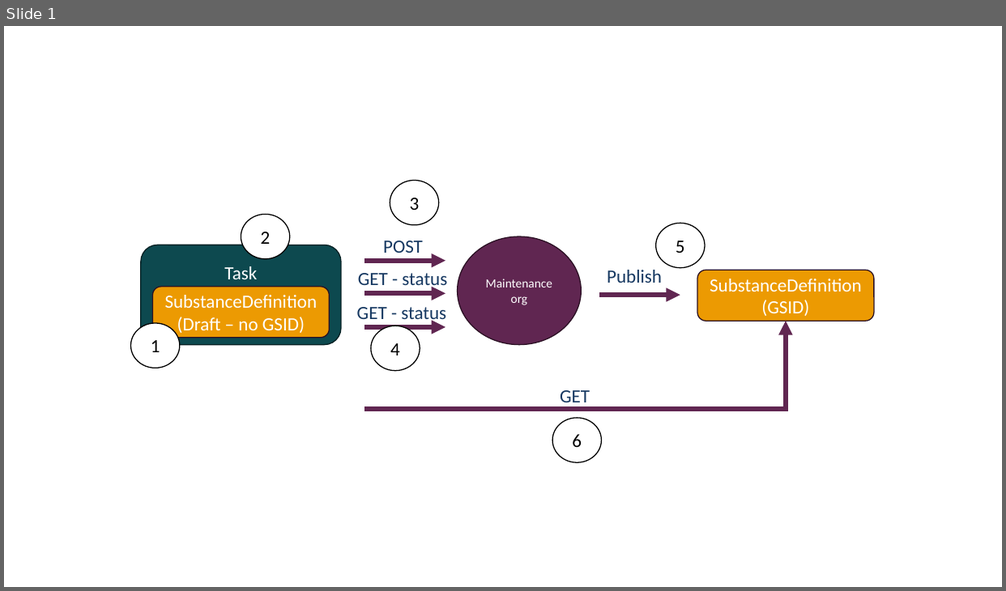
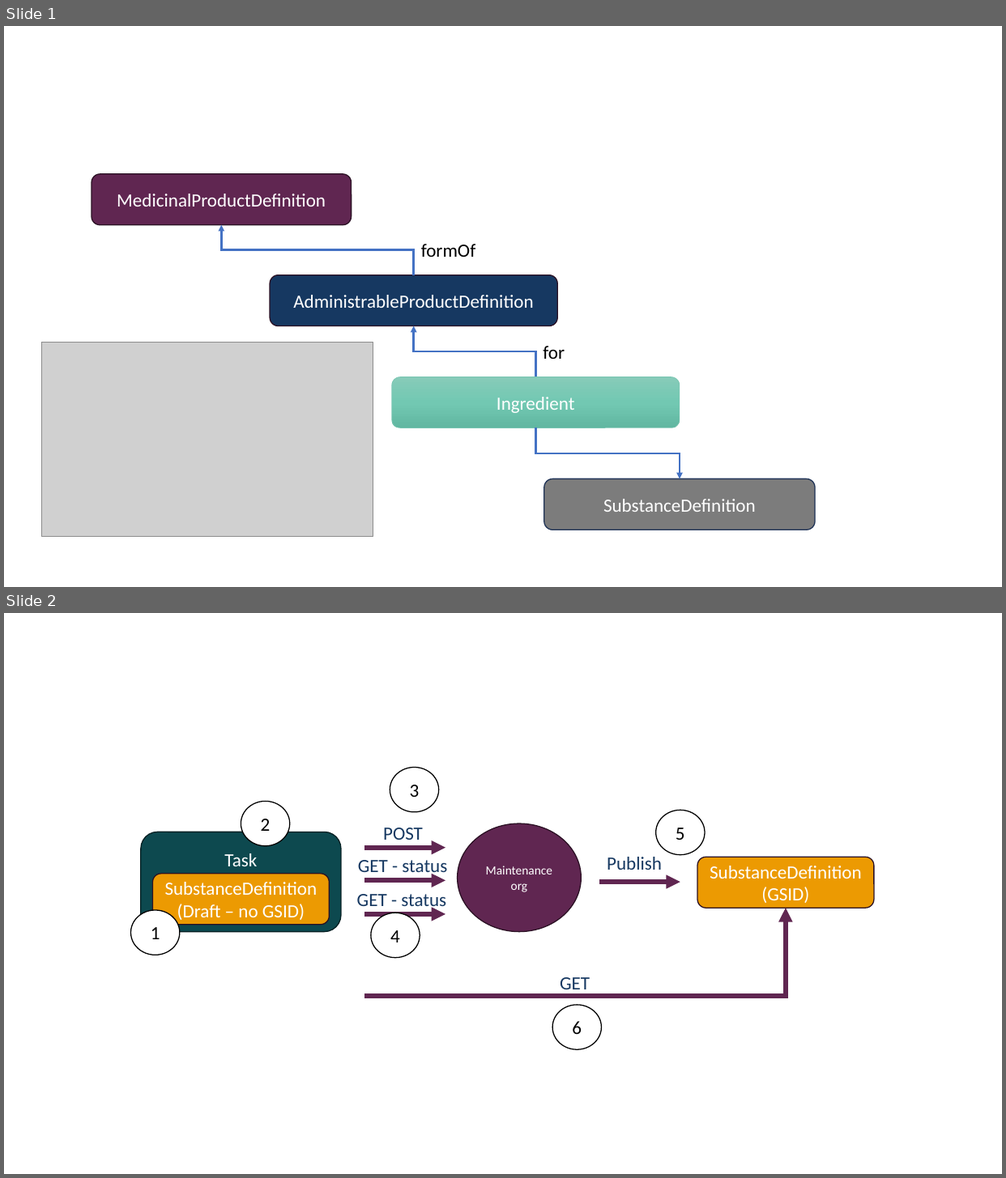
Before and after one commit to gcangioli/who-umc-poc, a slide deck: ImplementationGuideImages.pptx. Shown one above the other, each under a label of ours: slide 1 before the commit, slides 1 and 2 after it. The pictures are 1006x591 and 1006x1178 pixels, drawn with LibreOffice and Linux fonts; fonts in the diff are those of the drawing; grey boxes stand for pictures. Boxes give left, top, right and bottom in pixels: in the first picture for what was removed or moved away, otherwise in the second. Text is boxed around its words. In the diff, an @@ line names an element or a change of style, - is before the commit and + after.

Commit message:
Changing PPT

```diff
--- a/ImplementationGuideImages.pptx
+++ b/ImplementationGuideImages.pptx
@@ slide 1 added at box(4, 26, 1002, 587), background #FFFFFF @@
@@ rounded rectangle added at box(91, 174, 351, 225), fill #602651, outline #2A1124 1 pt, 18 pt, text #FFFFFF @@
+MedicinalProductDefinition
@@ elbow arrow added from (414, 275) to (221, 225), #4472C4 2 pt @@
@@ text added at box(421, 244, 476, 257), 18 pt, text #000000 @@
+formOf
@@ rounded rectangle added at box(270, 275, 557, 327), fill #163861, outline #2A1124 1 pt, 18 pt, text #FFFFFF @@
+AdministrableProductDefinition
@@ elbow arrow added from (535, 377) to (414, 327), #4472C4 2 pt @@
@@ picture added at box(42, 343, 374, 536) @@
@@ text added at box(543, 346, 565, 359), 18 pt, text #000000 @@
+for
@@ rounded rectangle added at box(392, 377, 680, 428), fill gradient #87CCBA to #73C9B3 to #62B7A1, outline #77C5B1 0.5 pt, 18 pt, text #FFFFFF @@
+Ingredient
@@ elbow arrow added from (535, 428) to (680, 479), #4472C4 2 pt @@
@@ rounded rectangle added at box(544, 479, 816, 530), fill #7C7C7C, outline #1E3256 1 pt, 18 pt, text #FFFFFF @@
+SubstanceDefinition
@@ what was slide 1 is now slide 2 @@
```
